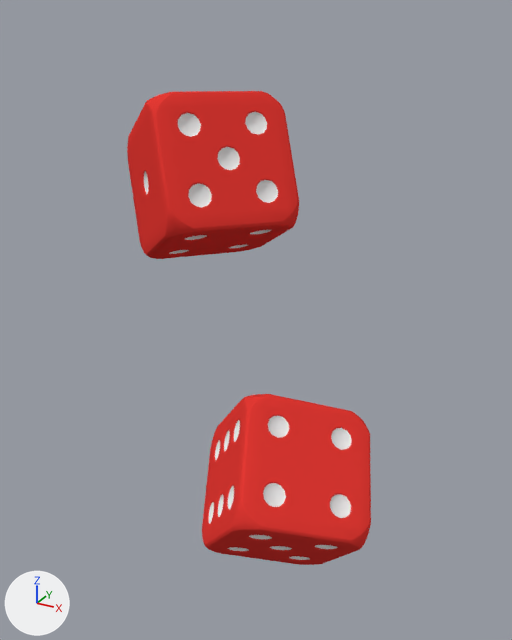
The Blender file public/scene/camera-above3-keyframes.blend as it was, and as the next commit left it.
One viewpoint serves both versions: a camera (50 mm lens) standing at (-19.64, 25.76, 10.2) and looking at (-22.09, 30.21, 7.97). Every picture has the same lights, and +X, +Y and +Z are marked at lower left.

Objects in the first picture: 'Cube_000_endSide5', 'Cube_001_endSide2'.
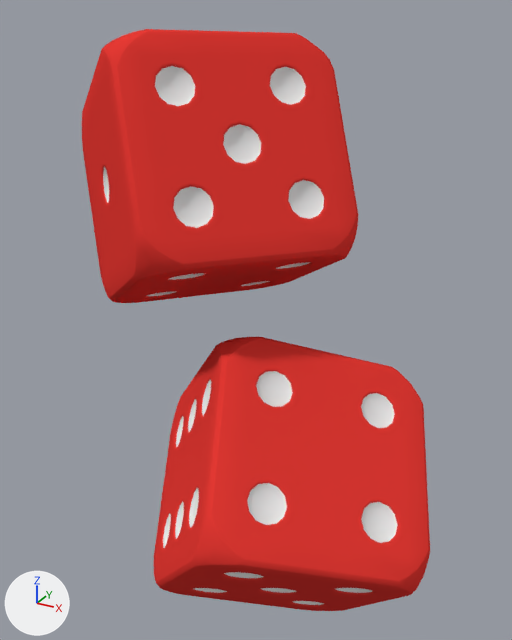
Commit message: sd
sd

Changed parts and their boxes [x1, y1, x2, y2] in the pictures (512 x 640 px):
'Cube_001_endSide2', rescaled (60% wider, 63% taller)
    before: [127, 91, 299, 259]
    after: [82, 29, 358, 303]
'Cube_000_endSide5', rescaled (63% wider, 60% taller)
    before: [202, 394, 371, 565]
    after: [154, 337, 430, 611]

The change in detail:
Object 'Cube_000_endSide5' (ob_cube_000_endside5) is rescaled from (1.0, 1.0, 1.0) to (1.6, 1.6, 1.6).
Object 'Cube_001_endSide2' (ob_cube_001_endside2) is rescaled from (1.0, 1.0, 1.0) to (1.6, 1.6, 1.6).
